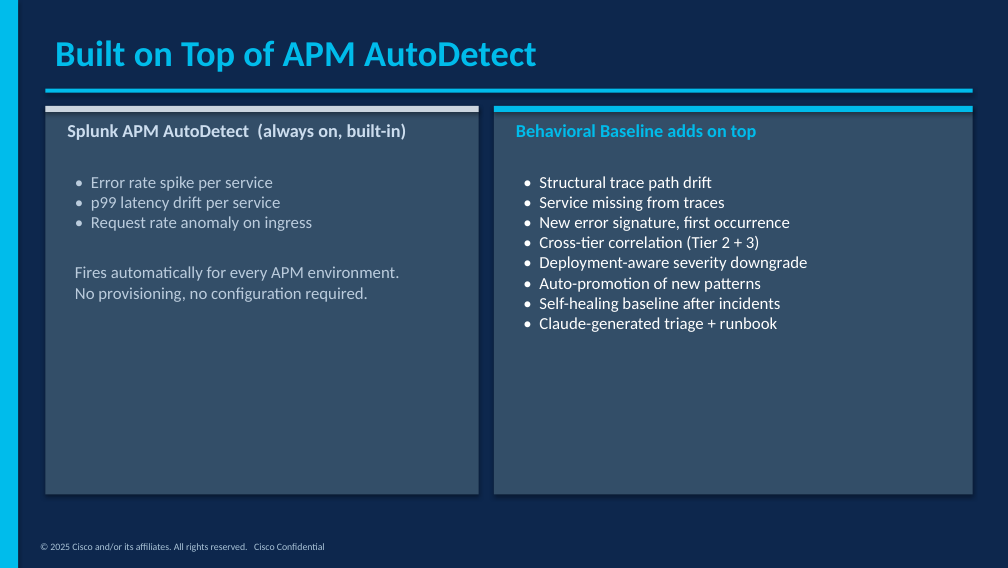
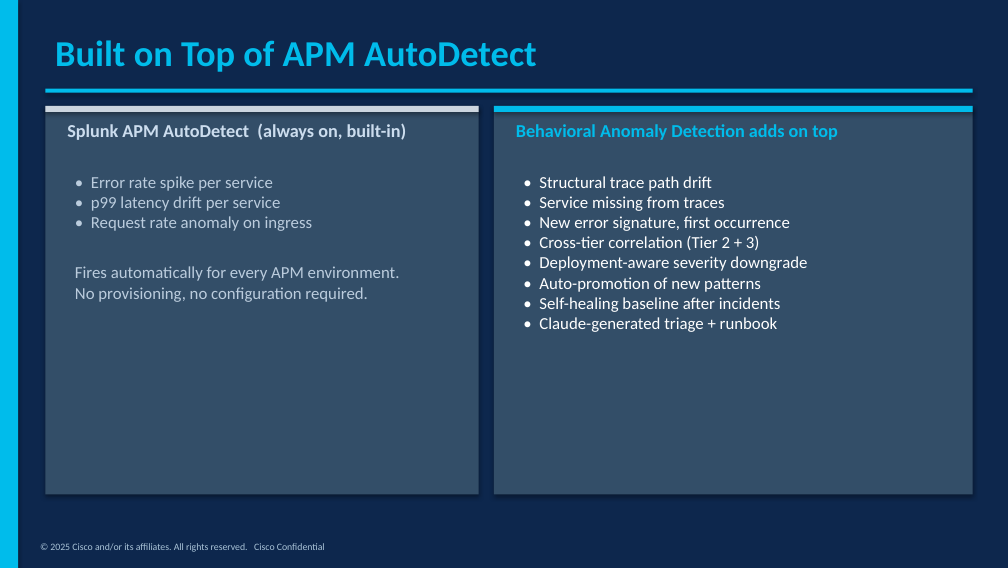
Before and after one commit to mqbui1/o11y-behaviorbaseline, a slide deck: slide 6 of Behavioral_Baseline_Deck.pptx. Drawn at 1008x568 pixels with LibreOffice and Linux fonts; fonts in the diff are those of the drawing. Boxes give left, top, right and bottom in pixels: in the first picture for what was removed or moved away, otherwise in the second. Text is boxed around its words. In the diff, an @@ line names an element or a change of style, - is before the commit and + after.

```diff
--- a/Behavioral_Baseline_Deck.pptx
+++ b/Behavioral_Baseline_Deck.pptx
@@ text at (516, 124, 838, 140): text changed @@
-Behavioral Baseline adds on top
+Behavioral Anomaly Detection adds on top
```
Also in this commit, not shown: 2 other slides changed, 1 other file.
